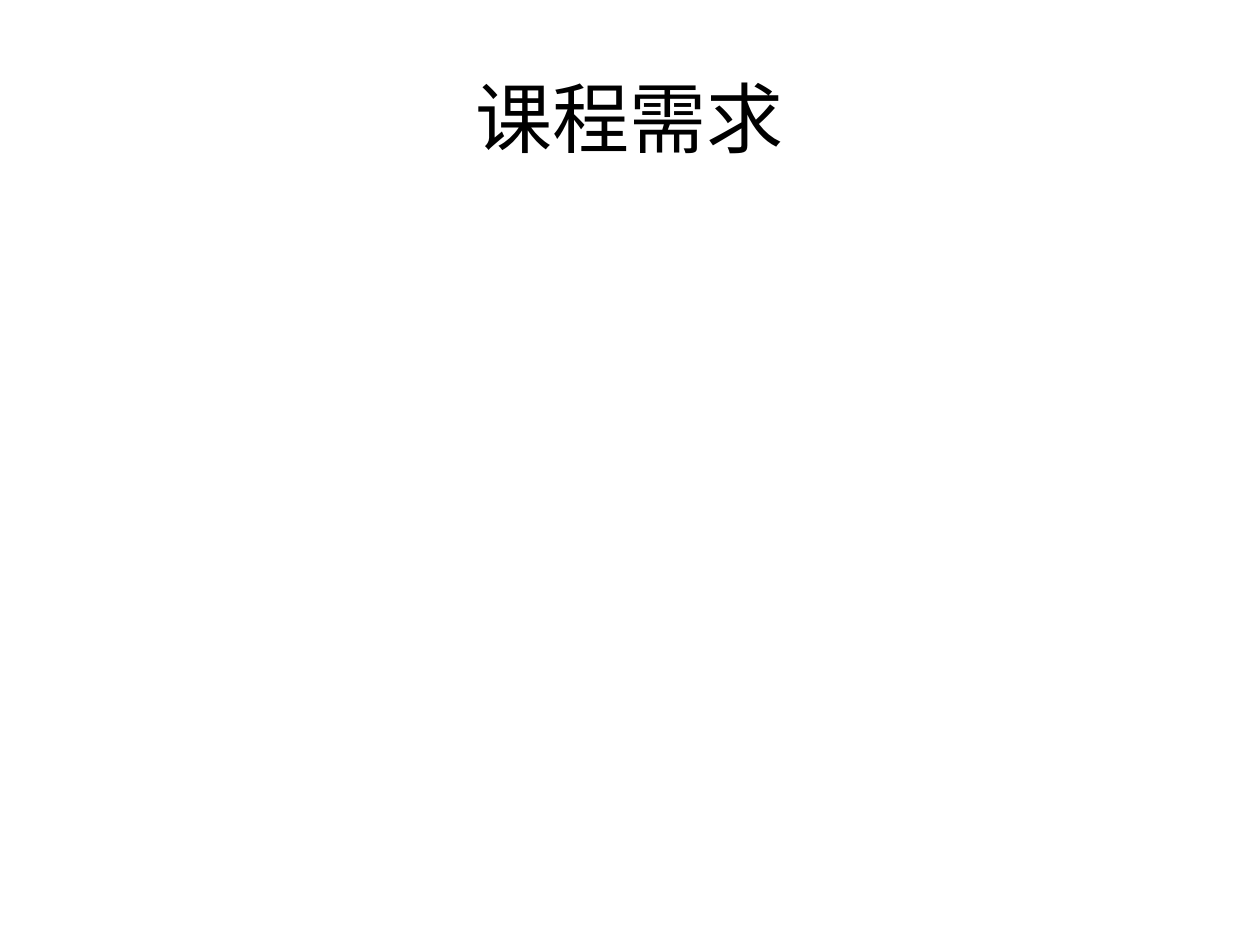
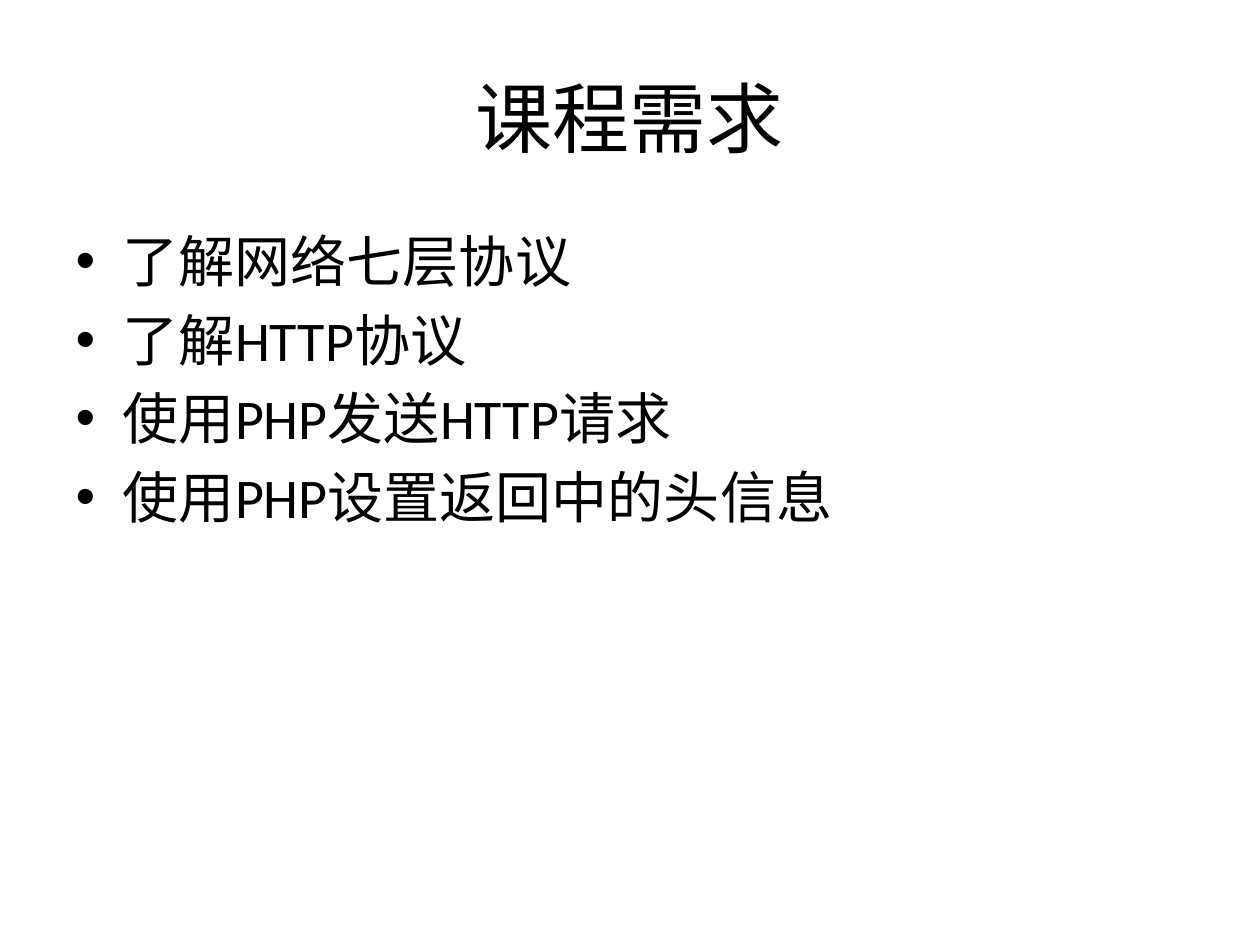
Before and after one commit to zhan3333/php-example, a slide deck: slide 2 of doc/ppt/第七课-http协议.pptx. Drawn at 1260x945 pixels with LibreOffice and Linux fonts; fonts in the diff are those of the drawing. Boxes give left, top, right and bottom in pixels: in the first picture for what was removed or moved away, otherwise in the second. Text is boxed around its words. In the diff, an @@ line names an element or a change of style, - is before the commit and + after.

```diff
--- a/doc/ppt/第七课-http协议.pptx
+++ b/doc/ppt/第七课-http协议.pptx
@@ text added at (123, 234, 832, 523), 32 pt, text #000000 @@
+• 了解网络七层协议
+• 了解HTTP协议
+• 使用PHP发送HTTP请求
+• 使用PHP设置返回中的头信息
```
Also in this commit, not shown: 7 other slides changed, 10 other files.
